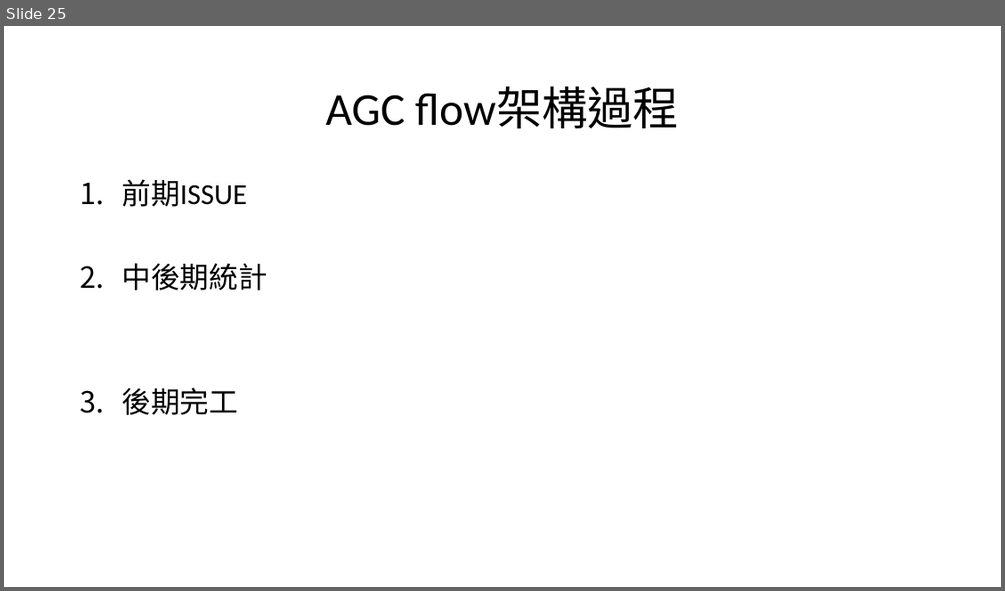
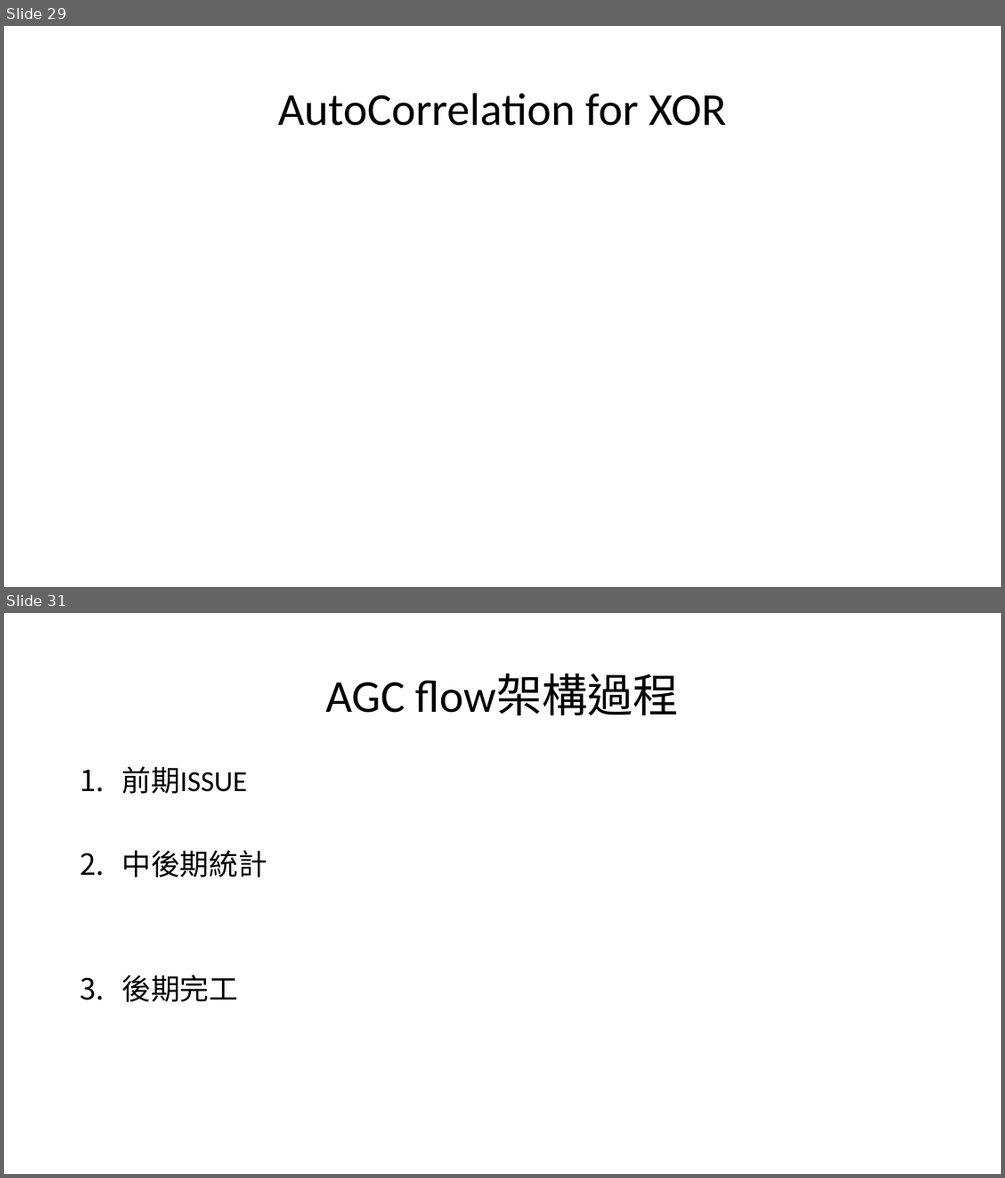
Before and after one commit to a0910281835/Summrary_PDF, a slide deck: Project_Summary_pdf/Project_Summary.pptx. Shown one above the other, each under a label of ours: slide 25 before the commit, slides 29 and 31 after it; the slides between them are not shown. The pictures are 1005x591 and 1005x1178 pixels, drawn with LibreOffice and Linux fonts; fonts in the diff are those of the drawing. Boxes give left, top, right and bottom in pixels: in the first picture for what was removed or moved away, otherwise in the second. Text is boxed around its words. In the diff, an @@ line names an element or a change of style, - is before the commit and + after.

```diff
--- a/Project_Summary_pdf/Project_Summary.pptx
+++ b/Project_Summary_pdf/Project_Summary.pptx
@@ slide 29 added at (4, 26, 1001, 587), background #FFFFFF @@
@@ title added at (278, 93, 726, 126), 44 pt, text #000000 @@
+AutoCorrelation for XOR
@@ what was slide 25 is now slide 31 @@
```
Also in this commit, not shown: 4 slides changed, 5 other slides added, 1 other file.
